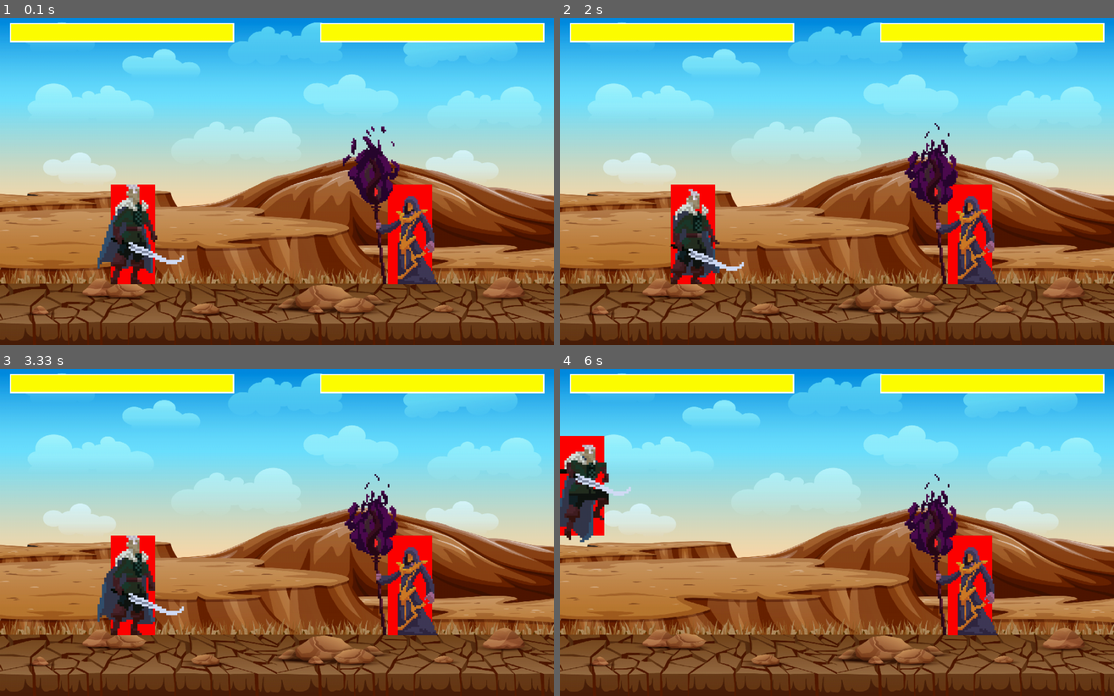
Above: before the commit, frames 1-4 (two rows, left to right).
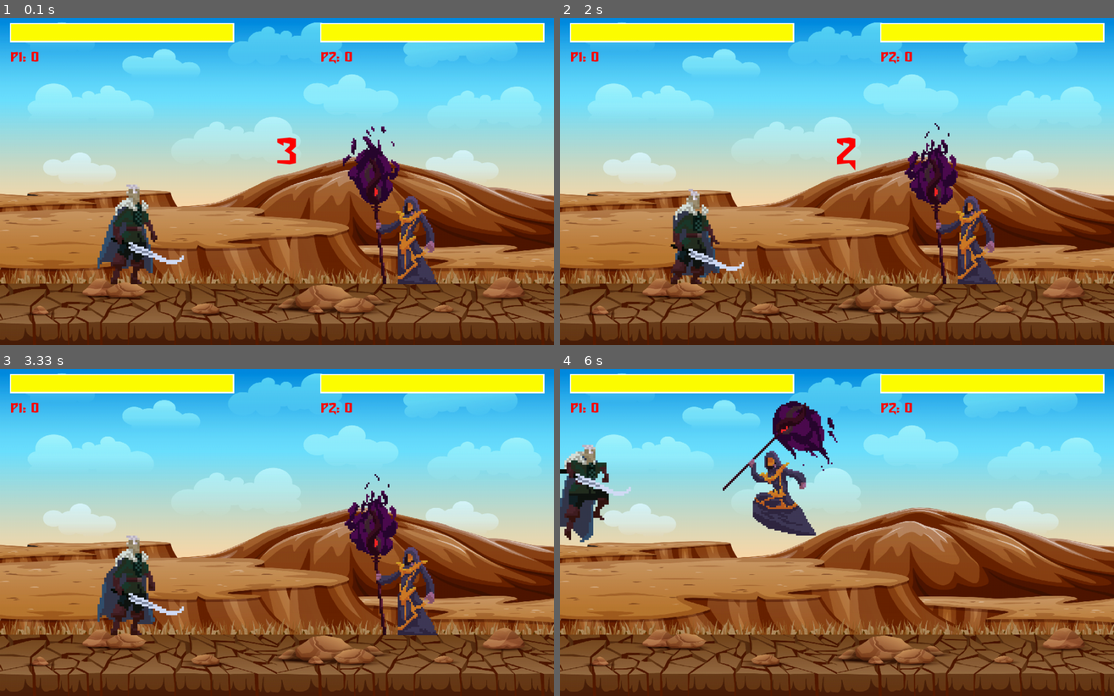
Above: after the commit, the same moments.

Repository: AniqueKhan/fighter-pygame
Game: pygame game, started from main.py
The game is run twice, just before and just after one commit, with the same random seed, the same clock (stepped at 60 frames per second) and the same inputs.
Inputs:
- Up to frame 1 (0.1 s): no input
- Up to frame 2 (2 s): no input
- Up to frame 3 (3.33 s): no input
- Up to frame 4 (6 s): hold Right 3.33-3.8 s; hold Up 3.83-4.13 s; hold W 3.83-4.13 s; hold Right 4.17-4.63 s; hold D 4.17-4.63 s; hold Left 4.67-5.2 s; hold A 4.67-5.2 s; hold Left 5.23-5.63 s; hold A 5.23-5.63 s; hold Up from 5.67 s (still down); hold W from 5.67 s (still down)

The runs differ from the first frame. In frame 1, 2.4% of the frame differs, in the area x 2-78%, y 10-82%; in frame 2, 2.4%; in frame 3, 2.1%; in frame 4, 8.0%, in the area x 0-79%, y 9-82%.

Commit message:
everything done

Diff:
--- a/constants.py
+++ b/constants.py
@@ -1,5 +1,8 @@
+import pygame as pg
+# Screen Dimensions
 SCREEN_WIDTH,SCREEN_HEIGHT = 1000,600
 
+# Colors
 RED = (255,0,0)
 GREEN = (0,255,0)
 YELLOW = (255,255,0)
@@ -10,4 +13,23 @@
 
 GRAVITY = 2
 
+# Frames per second
 FPS = 60
+
+# Define number of steps in each animation
+WARRIOR_ANIMATION = [10,8,1,7,7,3,7]
+WIZARD_ANIMATION = [8,8,1,8,8,3,7]
+
+# Fighter Data
+WARRIOR_SIZE , WIZARD_SIZE = 162 , 250
+WARRIOR_SCALE , WIZARD_SCALE = 4 , 3
+WARRIOR_OFFSET , WIZARD_OFFSET = [72,56] , [112,107]
+WARRIOR_DATA , WIZARD_DATA = {} , {}
+WARRIOR_DATA['SIZE'],WARRIOR_DATA['SCALE'],WARRIOR_DATA['OFFSET'] = WARRIOR_SIZE,WARRIOR_SCALE,WARRIOR_OFFSET
+WIZARD_DATA['SIZE'],WIZARD_DATA['SCALE'],WIZARD_DATA['OFFSET'] = WIZARD_SIZE,WIZARD_SCALE,WIZARD_OFFSET
+
+# Introduction Countdown
+INTRO_COUNT = 3
+
+# Round Over Cooldown --> Wait for 2 seconds after round is finished
+ROUND_OVER_COOLDOWN = 2000
--- a/fighter.py
+++ b/fighter.py
@@ -2,7 +2,10 @@
 from constants import *
 
 class Fighter():
-    def __init__(self,x,y,flip,data,sprite_spreedsheet,animation_steps):
+    def __init__(self,player,x,y,flip,data,sprite_spreedsheet,animation_steps,attack_sound):
+
+        self.player = player
+        self.attack_sound = attack_sound
 
         # 0:Idle 1:Run 2:Jump 3:Attack1 4:Attack2 5:Hit 6:Death --> Action Sequence
         self.y_velocity = self.attack_type = self.attack_cooldown = self.frame_index = self.action = 0
@@ -85,10 +88,9 @@
 
     def draw(self,surface):
         img = pg.transform.flip(surface=self.image, flip_x=self.flip, flip_y=False)
-        pg.draw.rect(surface,RED,self.rect)
         surface.blit(source=img,dest=(self.rect.x - (self.offset[0]*self.image_scale) ,self.rect.y - (self.offset[1]*self.image_scale)))
 
-    def move(self,surface,target):
+    def move(self,target,round_over):
         dx = dy = 0
         self.running ,self.attack_type = False , 0
 
@@ -96,28 +98,48 @@
         key = pg.key.get_pressed()
 
         # Can only perform other actions if not currently attacking
-        if not self.attacking:
-            # Movement
-            if key[pg.K_a]:
-                dx = -FIGHTER_SPEED
-                self.running = True
-            if key[pg.K_d]:
-                dx = FIGHTER_SPEED
-                self.running = True
+        if not self.attacking and not self.dead and not round_over:
+            if self.player==1:
+                # Movement
+                if key[pg.K_a]:
+                    dx = -FIGHTER_SPEED
+                    self.running = True
+                if key[pg.K_d]:
+                    dx = FIGHTER_SPEED
+                    self.running = True
 
-            # Jump
-            if key[pg.K_w] and not self.jumping:
-                self.y_velocity = -30
-                self.jumping = True
+                # Jump
+                if key[pg.K_w] and not self.jumping:
+                    self.y_velocity = -30
+                    self.jumping = True
 
-            # Attack
-            if key[pg.K_p] or key[pg.K_l]:
-                self.attack(surface=surface,target=target)
-                # Attack Initiated
-                if key[pg.K_p]:
-                    self.attack_type=1
-                if key[pg.K_l]:
-                    self.attack_type=2
+                # Attack
+                if key[pg.K_t] or key[pg.K_f]:
+                    self.attack(target=target)
+                    # Attack Initiated
+                    if key[pg.K_t]: self.attack_type=1
+                    if key[pg.K_f]: self.attack_type=2
+
+            if self.player==2:
+                # Movement
+                if key[pg.K_LEFT]:
+                    dx = -FIGHTER_SPEED
+                    self.running = True
+                if key[pg.K_RIGHT]:
+                    dx = FIGHTER_SPEED
+                    self.running = True
+
+                # Jump
+                if key[pg.K_UP] and not self.jumping:
+                    self.y_velocity = -30
+                    self.jumping = True
+
+                # Attack
+                if key[pg.K_p] or key[pg.K_l]:
+                    self.attack(target=target)
+                    # Attack Initiated
+                    if key[pg.K_p]: self.attack_type=1
+                    if key[pg.K_l]: self.attack_type=2
 
         # Apply Gravity
         self.y_velocity += GRAVITY
@@ -147,14 +169,13 @@
         self.rect.x +=dx
         self.rect.y +=dy
 
-    def attack(self,surface,target):
+    def attack(self,target):
         if not self.attack_cooldown:
             self.attacking = True
+            self.attack_sound.play()
 
             attacking_rect = pg.Rect(self.rect.centerx - (2*self.rect.width*self.flip), self.rect.y,2*self.rect.width,self.rect.height)
 
             if attacking_rect.colliderect(target.rect):
                 target.health -= 10
                 target.hit = True
-
-            pg.draw.rect(surface, GREEN,attacking_rect)
--- a/main.py
+++ b/main.py
@@ -3,32 +3,54 @@
 from constants import *
 
 # Initialization
+pg.mixer.init()
 pg.init()
 
 # Screen
 screen = pg.display.set_mode((SCREEN_WIDTH,SCREEN_HEIGHT))
 pg.display.set_caption("Fighter Pygame - Anique")
 
-# Clock
-clock = pg.time.Clock()
+# Audio
+pg.mixer.music.load("assets/audio/music.mp3")
+pg.mixer.music.set_volume(0.4)
+pg.mixer.music.play(-1,0.0,5000)
+
+sword_fx,magic_fx = pg.mixer.Sound('assets/audio/sword.wav'),pg.mixer.Sound('assets/audio/magic.wav')
+sword_fx.set_volume(0.4)
+magic_fx.set_volume(0.4)
 
 # Load Images
 bg_image = pg.image.load("assets/images/background/background.jpg").convert_alpha()
 warrior_sheet = pg.image.load("assets/images/warrior/Sprites/warrior.png").convert_alpha()
 wizard_sheet = pg.image.load("assets/images/wizard/Sprites/wizard.png").convert_alpha()
 
-# Define number of steps in each animation
-WARRIOR_ANIMATION = [10,8,1,7,7,3,7]
-WIZARD_ANIMATION = [8,8,1,8,8,3,7]
+# Victory Image
+victory_image = pg.image.load("assets/images/icons/victory.png").convert_alpha()
 
-# Fighter Data
-WARRIOR_SIZE , WIZARD_SIZE = 162 , 250
-WARRIOR_SCALE , WIZARD_SCALE = 4 , 3
-WARRIOR_OFFSET , WIZARD_OFFSET = [72,56] , [112,107]
-WARRIOR_DATA , WIZARD_DATA = {} , {}
-WARRIOR_DATA['SIZE'],WARRIOR_DATA['SCALE'],WARRIOR_DATA['OFFSET'] = WARRIOR_SIZE,WARRIOR_SCALE,WARRIOR_OFFSET
-WIZARD_DATA['SIZE'],WIZARD_DATA['SCALE'],WIZARD_DATA['OFFSET'] = WIZARD_SIZE,WIZARD_SCALE,WIZARD_OFFSET
 
+# Clock
+clock = pg.time.Clock()
+
+# Tracking last update time
+last_update = pg.time.get_ticks()
+
+# Define fonts
+count_font = pg.font.Font("assets/fonts/turok.ttf",80)
+score_font = pg.font.Font("assets/fonts/turok.ttf",30)
+
+# Score --> [P1,P2]
+score =[0,0]
+
+# Rounds
+round_over = False
+
+# Intro Count
+intro_count = INTRO_COUNT
+
+# Draw text on the screen
+def draw_text(text,font,text_color,x,y):
+    img = font.render(text,True,text_color)
+    screen.blit(img,(x,y))
 
 # Function for drawing background
 def draw_bg():
@@ -43,8 +65,8 @@
     pg.draw.rect(screen,YELLOW,(x, y, 400 * ratio, 30))
 
 # Create fighter instances
-fighter_1 = Fighter(x=200, y=310,flip=False,data=WARRIOR_DATA,sprite_spreedsheet=warrior_sheet,animation_steps=WARRIOR_ANIMATION)
-fighter_2 = Fighter(x=700, y=310,flip=True,data=WIZARD_DATA,sprite_spreedsheet=wizard_sheet,animation_steps=WIZARD_ANIMATION)
+fighter_1 = Fighter(player=1,x=200, y=310,flip=False,data=WARRIOR_DATA,sprite_spreedsheet=warrior_sheet,animation_steps=WARRIOR_ANIMATION,attack_sound=sword_fx)
+fighter_2 = Fighter(player=2,x=700, y=310,flip=True,data=WIZARD_DATA,sprite_spreedsheet=wizard_sheet,animation_steps=WIZARD_ANIMATION,attack_sound=magic_fx)
 
 # Main game loop
 run = True
@@ -59,9 +81,22 @@
     draw_healthbar(health=fighter_1.health,x=20,y=20)
     draw_healthbar(health=fighter_2.health, x=580, y=20)
 
-    # Move Fighters
-    fighter_1.move(surface=screen,target=fighter_2)
-    # fighter_2.move(surface=screen,target=fighter_1)
+    # Draw Scores
+    draw_text(text=f"P1: {str(score[0])}", font=score_font, text_color=RED, x=20, y=60)
+    draw_text(text=f"P2: {str(score[1])}", font=score_font, text_color=RED, x=580, y=60)
+
+    # Countdown
+    if intro_count <= 0 :
+        # Move Fighters
+        fighter_1.move(target=fighter_2,round_over=round_over)
+        fighter_2.move(target=fighter_1,round_over=round_over)
+    else:
+        # Show countdown
+        draw_text(str(intro_count), count_font,RED,SCREEN_WIDTH/2,SCREEN_HEIGHT/3)
+        # Update countdown
+        if pg.time.get_ticks() - last_update >= 1000:
+            intro_count-=1
+            last_update=pg.time.get_ticks()
 
     # Update Fighters
     fighter_1.update()
@@ -70,6 +105,32 @@
     # Draw fighters
     fighter_1.draw(screen)
     fighter_2.draw(screen)
+
+    # Check for round over
+    if not round_over:
+        if fighter_1.dead:
+            score[1]+=1
+            round_over=True
+            round_over_time = pg.time.get_ticks()
+        elif fighter_2.dead:
+            score[0]+=1
+            round_over=True
+            round_over_time = pg.time.get_ticks()
+    else:
+        # Display Victory Image
+        screen.blit(source=victory_image, dest=(350,150))
+        if fighter_2.dead: draw_text(text=f"P1 Won!", font=count_font, text_color=RED, x=390, y=190)
+        if fighter_1.dead: draw_text(text=f"P2 Won!", font=count_font, text_color=RED, x=390, y=190)
+
+        # Reset Everything
+        if pg.time.get_ticks()-round_over_time>ROUND_OVER_COOLDOWN:
+            round_over = False
+            intro_count = INTRO_COUNT
+            fighter_1 = Fighter(player=1,x=200, y=310,flip=False,data=WARRIOR_DATA,sprite_spreedsheet=warrior_sheet,animation_steps=WARRIOR_ANIMATION,attack_sound=sword_fx)
+            fighter_2 = Fighter(player=2,x=700, y=310,flip=True,data=WIZARD_DATA,sprite_spreedsheet=wizard_sheet,animation_steps=WIZARD_ANIMATION,attack_sound=magic_fx)
+
+
+
 
     # Event handler
 
